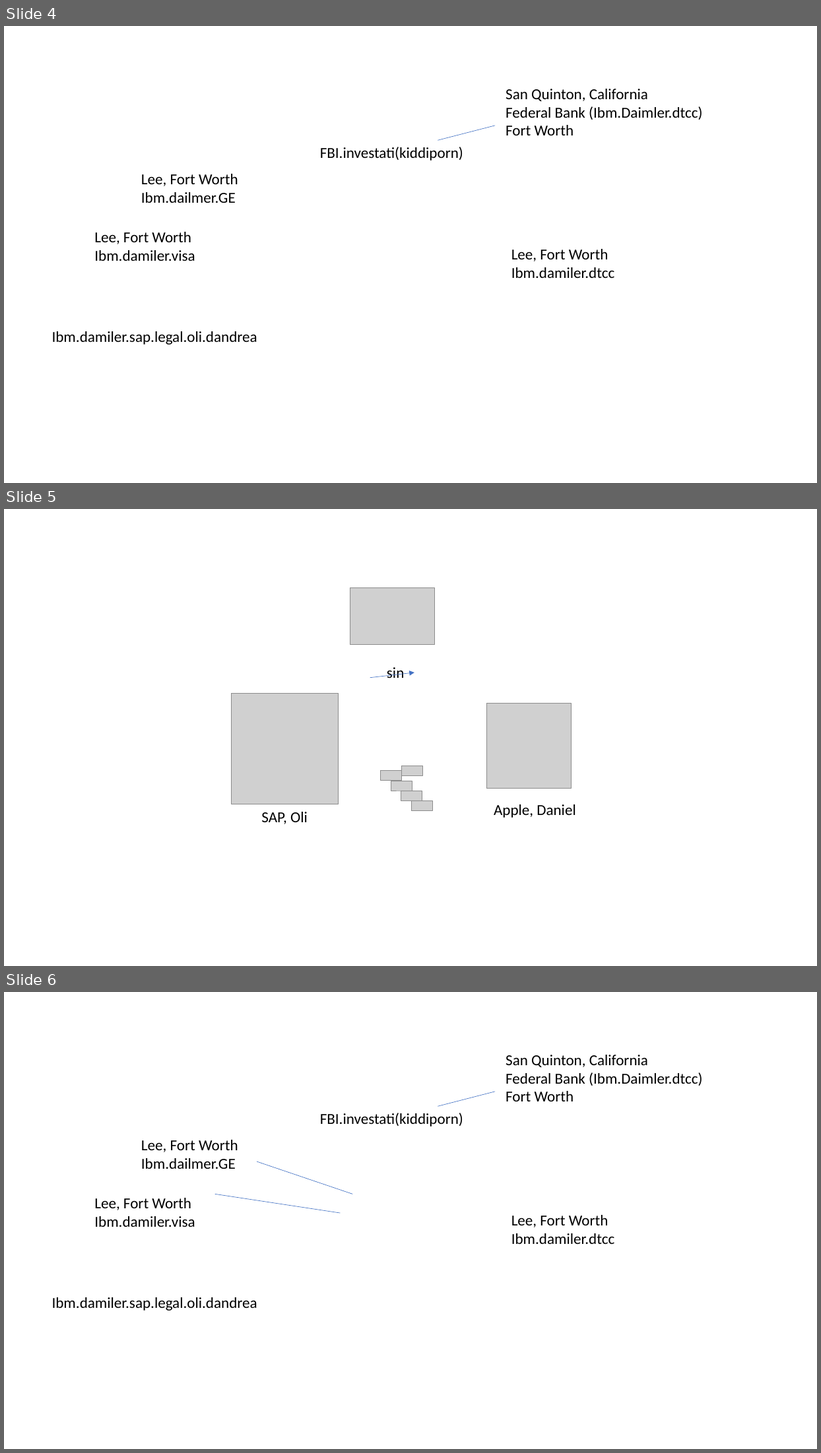
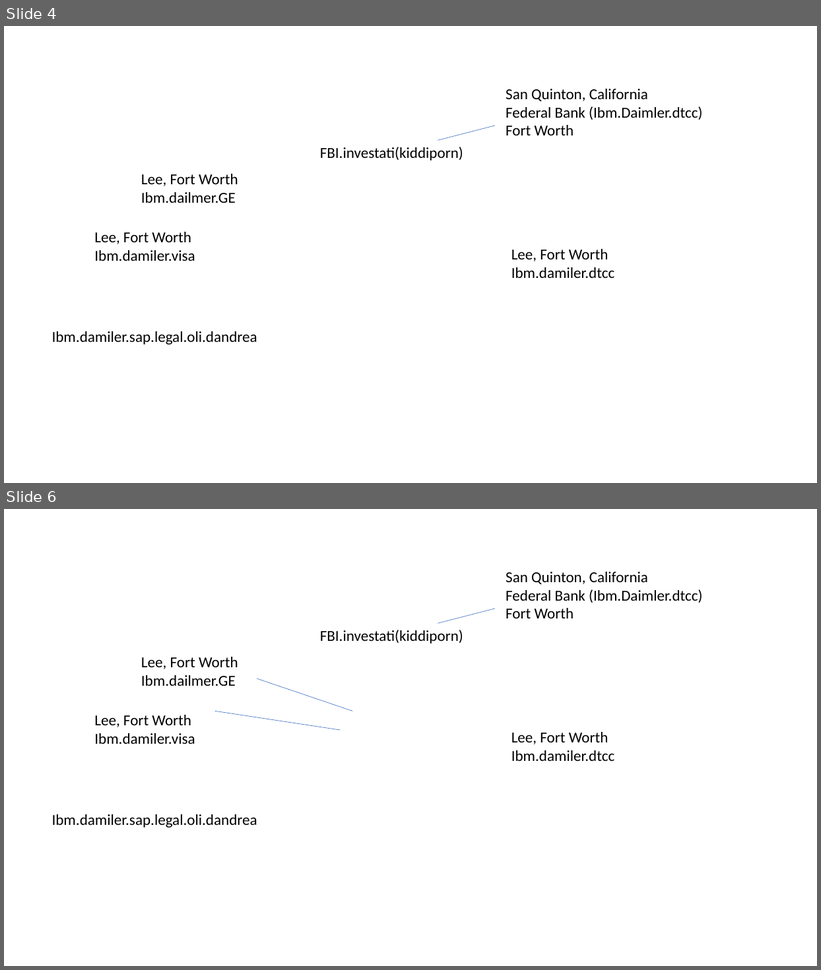
Before and after one commit to meja0016/FBI-depricated-, a slide deck: webservice/ibm/office/powerpoint/02-15-2023-nonPoliceDEA.pptx. Shown one above the other, each under a label of ours: slides 4, 5 and 6 before the commit, slides 4 and 6 after it; the slides between them are not shown. The pictures are 821x1453 and 821x970 pixels, drawn with LibreOffice and Linux fonts; fonts in the diff are those of the drawing; grey boxes stand for pictures. Boxes give left, top, right and bottom in pixels: in the first picture for what was removed or moved away, otherwise in the second. Text is boxed around its words. In the diff, an @@ line names an element or a change of style, - is before the commit and + after.

```diff
--- a/webservice/ibm/office/powerpoint/02-15-2023-nonPoliceDEA.pptx
+++ b/webservice/ibm/office/powerpoint/02-15-2023-nonPoliceDEA.pptx
@@ slide 5 removed at (x1=4, y1=509, x2=817, y2=966), background #FFFFFF @@
@@ picture removed at (x1=350, y1=588, x2=435, y2=644) @@
@@ arrow removed from (370, 678) to (415, 673) @@
@@ text removed at (x1=387, y1=667, x2=404, y2=678) @@
-sin
@@ picture removed at (x1=232, y1=693, x2=338, y2=804) @@
@@ picture removed at (x1=486, y1=704, x2=572, y2=788) @@
@@ picture removed at (x1=403, y1=766, x2=424, y2=776) @@
@@ picture removed at (x1=381, y1=770, x2=403, y2=780) @@
@@ picture removed at (x1=391, y1=781, x2=413, y2=791) @@
@@ picture removed at (x1=401, y1=791, x2=422, y2=801) @@
@@ picture removed at (x1=411, y1=801, x2=433, y2=811) @@
@@ text removed at (x1=494, y1=805, x2=576, y2=818) @@
-Apple, Daniel
@@ text removed at (x1=261, y1=812, x2=308, y2=824) @@
-SAP, Oli
```
Also in this commit, not shown: 2 slides added.
